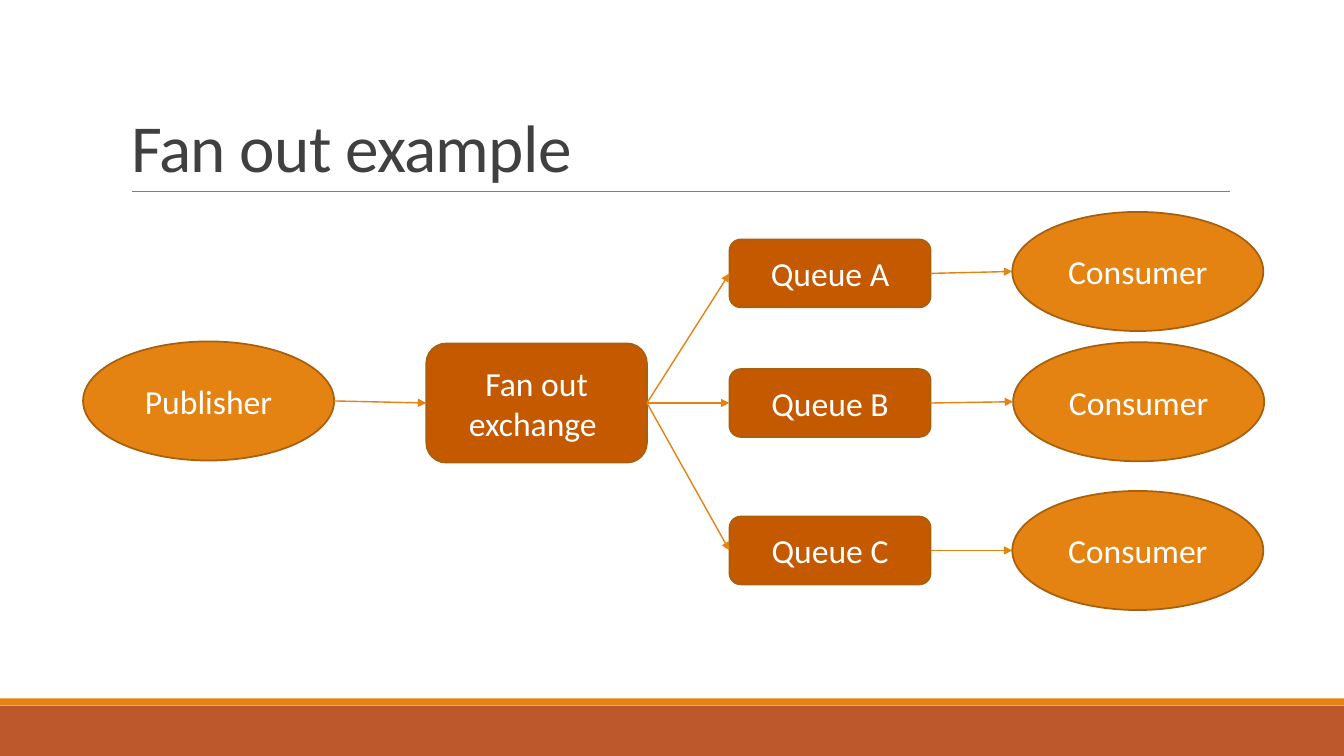
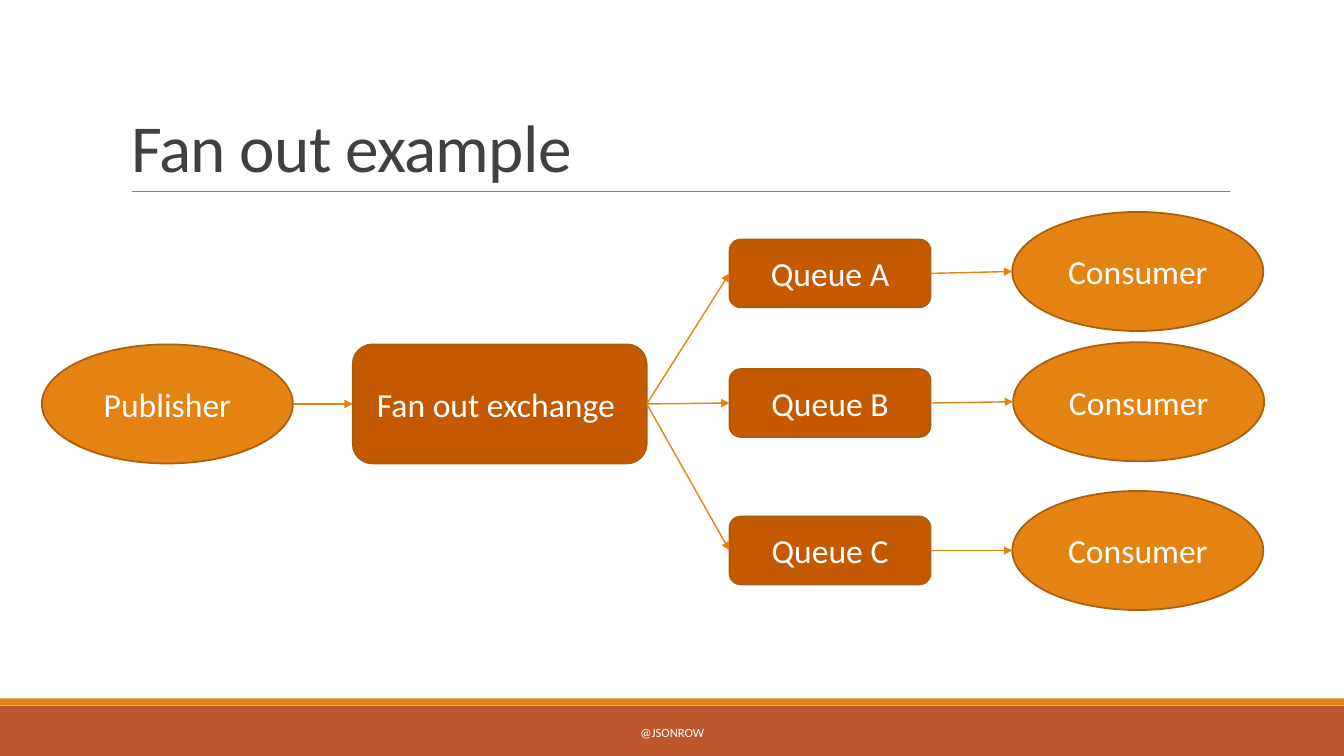
Before and after one commit to JasonRowe/TCCC23, a slide deck: slide 13 of Microservice_plumbing_with_RabbitMQ.pptx (slide 10 before the commit). Drawn at 1344x756 pixels with LibreOffice and Linux fonts; fonts in the diff are those of the drawing. Boxes give left, top, right and bottom in pixels: in the first picture for what was removed or moved away, otherwise in the second. Text is boxed around its words. In the diff, an @@ line names an element or a change of style, - is before the commit and + after.

```diff
--- a/Microservice_plumbing_with_RabbitMQ.pptx
+++ b/Microservice_plumbing_with_RabbitMQ.pptx
@@ ellipse "Publisher": place and size @@
-ellipse "Publisher" at (83,342,334,461)
+ellipse "Publisher" at (41,345,292,464)
@@ rounded rectangle "Fan out exchange": place and size @@
-rounded rectangle "Fan out exchange" at (426,344,647,463)
+rounded rectangle "Fan out exchange" at (353,345,647,464)
@@ arrow moved from (334, 401) - (426, 403) to (293, 404) - (353, 404) @@
@@ text added at (640,729,704,739), 9 pt, text #FFFFFF @@
+@JSONROW
```
Also in this commit, not shown: 28 other slides changed, 7 slides added, 7 slides removed, 14 other files.
